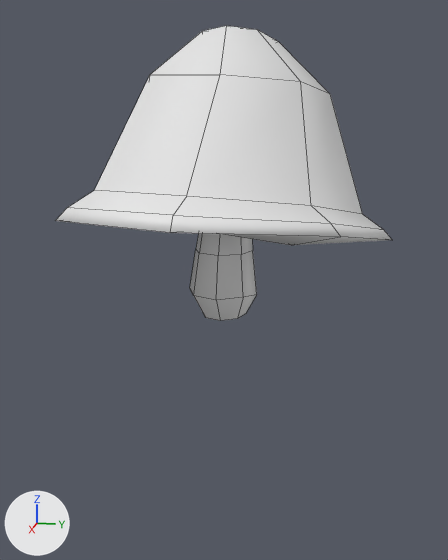
Before and after pictures for a commit that changed the Blender file _Art/Environment/Mushroom1.blend.
Both versions are drawn from a 50 mm camera at (1.83, 0.342, 0.37) aimed at (0.056, -0.013, -0.073). Lighting does not change. The marker at lower left points along +X, +Y and +Z. Mesh edges are drawn as thin lines.

Before the edit, the objects in view are built like this:
```python
me_cylinder = bpy.data.meshes.new('Cylinder')
me_cylinder.from_pydata(...)  # 81 vertices, 80 faces; spans x -0.415..0.544, y -0.474..0.471, z -0.182..0.645
me_cylinder.polygons.foreach_set('use_smooth', [True] * 80)
ob_cylinder = bpy.data.objects.new('Cylinder', me_cylinder)
ob_cylinder.location = (0.0, 0.0, 0.0)
```
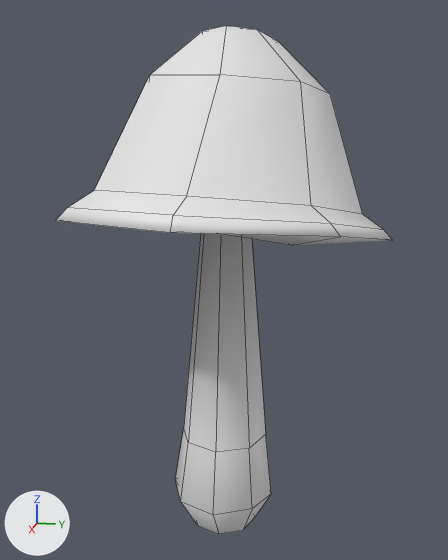
Changed parts and their boxes [x1, y1, x2, y2] in the pictures (448 x 560 px; the box of a moved part takes in the faces that stretch with it):
'Cylinder', reshaped (72% taller)
    before: [56, 26, 392, 321]
    after: [56, 26, 392, 534]
part 1 of me_cylinder, moved or reshaped
    before: [190, 234, 257, 321]
    after: [175, 234, 271, 534]

The change, as a list of edits to the scene's bpy script:
```text
Change me_cylinder:
    where me_cylinder.from_pydata(...)  # 81 vertices, 80 faces; spans x -0.415..0.544, y -0.474..0.471, z -0.182..0.645
    used by ob_cylinder; location = (0.0, 0.0, 0.0)
    me_cylinder part 1: all 24 vertices in x -0.046..0.16, y -0.119..0.086, z -0.182..0.018 are scaled about their middle by 1.54, then moved by (0.003, -0.001, -0.642)
```
